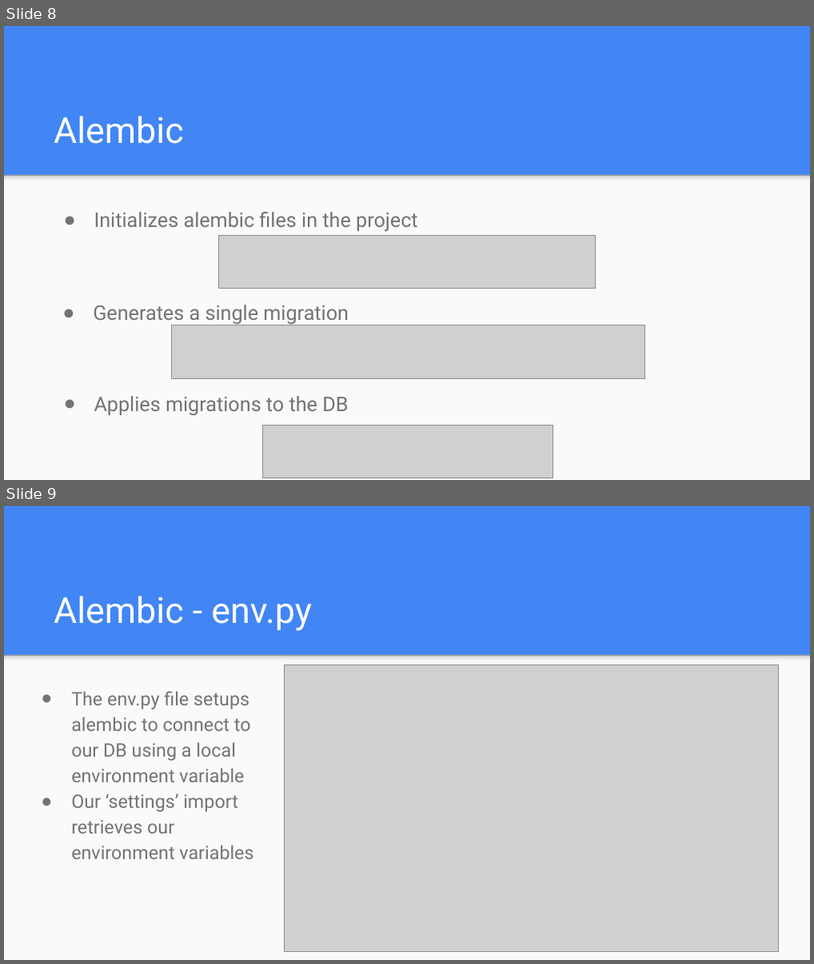
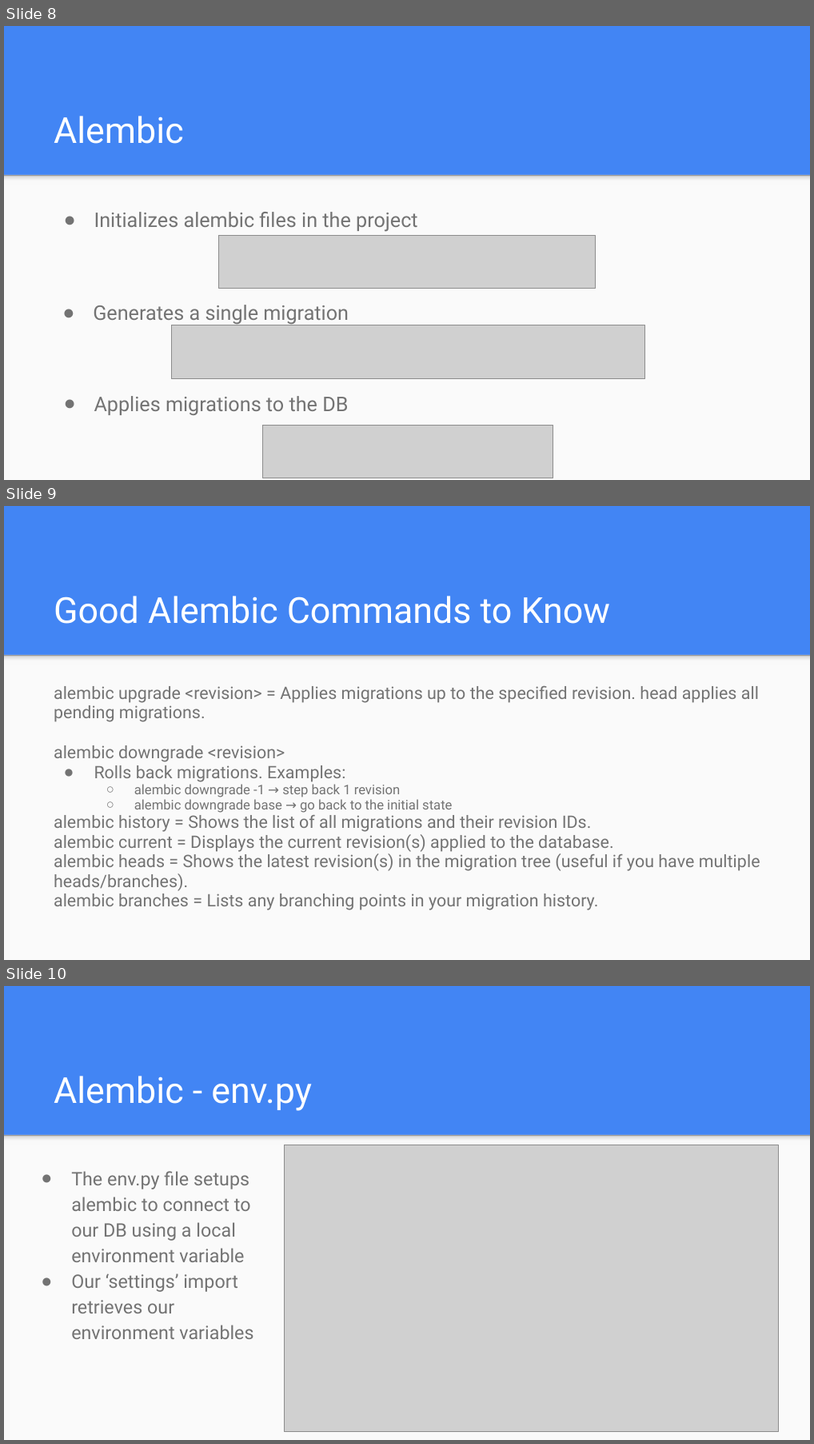
Before and after one commit to e-m-wilson/java-fs, a slide deck: Week_10/uv, Alembic, Pydantic, & FastAPI.pptx. Shown one above the other, each under a label of ours: slides 8 and 9 before the commit, slides 8, 9 and 10 after it. The pictures are 814x964 and 814x1444 pixels, drawn with LibreOffice and Linux fonts; fonts in the diff are those of the drawing; grey boxes stand for pictures. Boxes give left, top, right and bottom in pixels: in the first picture for what was removed or moved away, otherwise in the second. Text is boxed around its words. In the diff, an @@ line names an element or a change of style, - is before the commit and + after.

```diff
--- a/Week_10/uv, Alembic, Pydantic, & FastAPI.pptx
+++ b/Week_10/uv, Alembic, Pydantic, & FastAPI.pptx
@@ slide 9 added at (4, 506, 810, 960), background #4285F4; not listed: 2 template elements that a slide beside it also shows @@
@@ title added at (54, 596, 611, 624), 32 pt, text #FFFFFF @@
+Good Alembic Commands to Know
@@ text added at (54, 686, 761, 910), 15.3 pt, text #737373 @@
+alembic upgrade <revision> = Applies migrations up to the specified revision. head applies all pending migrations.
+alembic downgrade <revision>
+● Rolls back migrations. Examples:
+  ○ alembic downgrade -1 → step back 1 revision
+  ○ alembic downgrade base → go back to the initial state
+alembic history = Shows the list of all migrations and their revision IDs.
+alembic current = Displays the current revision(s) applied to the database.
+alembic heads = Shows the latest revision(s) in the migration tree (useful if you have multiple heads/branches).
+alembic branches = Lists any branching points in your migration history.
@@ what was slide 9 is now slide 10 @@
```
Also in this commit, not shown: 36 other files.
